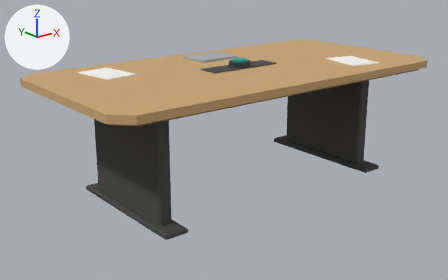
Renders of the glTF model art/.cache/raw/props/table_meeting_01.glb from each side of a commit.
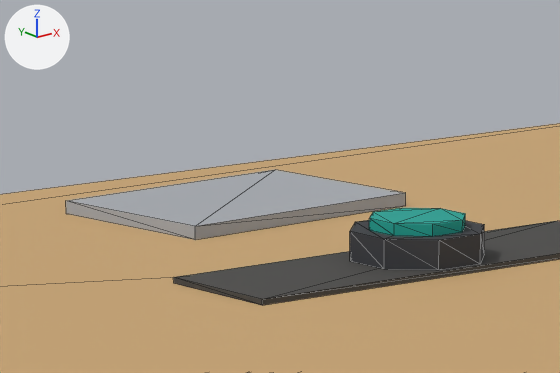
The first picture shows the older version from a 50 mm lens placed at (-2.46, -2.92, 1.46), pointed at (-0.1, 0.03, 0.28). The close-ups show the older and then the newer version on the part from 39% to 59% of the width and 9% to 30% of the height of that picture. Only the edits that show in the close-ups are written down. The lights are fixed; the arrows at upper left show +X, +Y and +Z. The close-ups show mesh edges as thin lines. Where no turn or scale is listed for an object, it has been applied to the vertices. Vertices at exactly the same position are counted once.

Objects in the first close-up: 'table_meeting_01_mesh'.
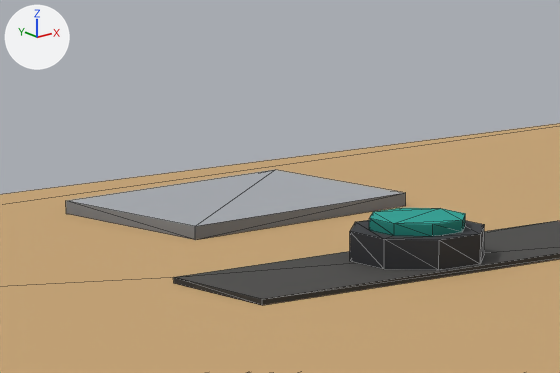
Changed parts and their boxes [x1, y1, x2, y2] in the close-ups (560 x 373 px; the box of a moved part takes in the faces that stretch with it):
'table_meeting_01_mesh', recoloured, surface changed (darker)
    both: [63, 191, 560, 306]
part 1 of me_table_meeting_01_mesh, moved or reshaped
    both: [175, 193, 560, 299]

The change, as a list of edits to the scene's bpy script:
```text
Change mat_m_palette:
    add n4 = _N.new('ShaderNodeMix'); n4.name = 'Mix'
    add n4.data_type = 'RGBA'
    add n4.blend_type = 'MULTIPLY'
    add n4.inputs[0].default_value = 1.0  # 'Factor'
    add n5 = _N.new('ShaderNodeVertexColor'); n5.name = 'Color Attribute'
    where n2 = _N.new('ShaderNodeTexImage'); n2.name = 'Image Texture'
    where n0 = _N.new('ShaderNodeBsdfPrincipled'); n0.name = 'Principled BSDF'
    remove _L.new(n2.outputs[0], n0.inputs[0])  # 'Color' to 'Base Color'
    add _L.new(n4.outputs[2], n0.inputs[0])  # 'Result' to 'Base Color'
    add _L.new(n5.outputs[0], n4.inputs[7])  # 'Color' to 'B'
    add _L.new(n2.outputs[0], n4.inputs[6])  # 'Color' to 'A'
Change me_table_meeting_01_mesh:
    where me_table_meeting_01_mesh.from_pydata(...)  # 160 vertices, 268 faces; spans x -1.2..1.2, y -0.6..0.6, z 0.0..0.79
    used by ob_table_meeting_01_mesh; location = (0.0, 0.0, 0.0)
    me_table_meeting_01_mesh part 1
    8 faces are deleted
    8 new faces join them
```
